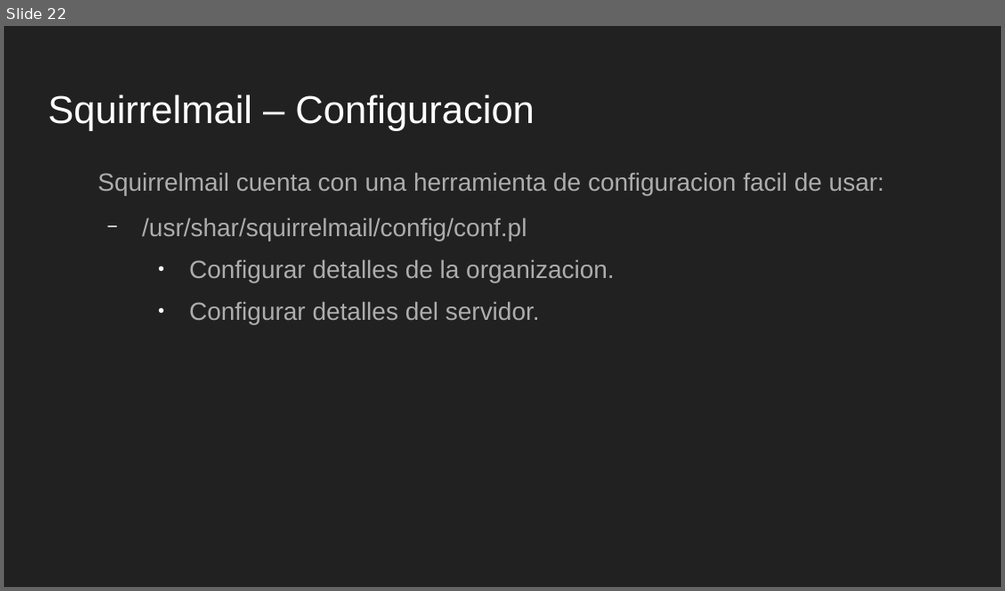
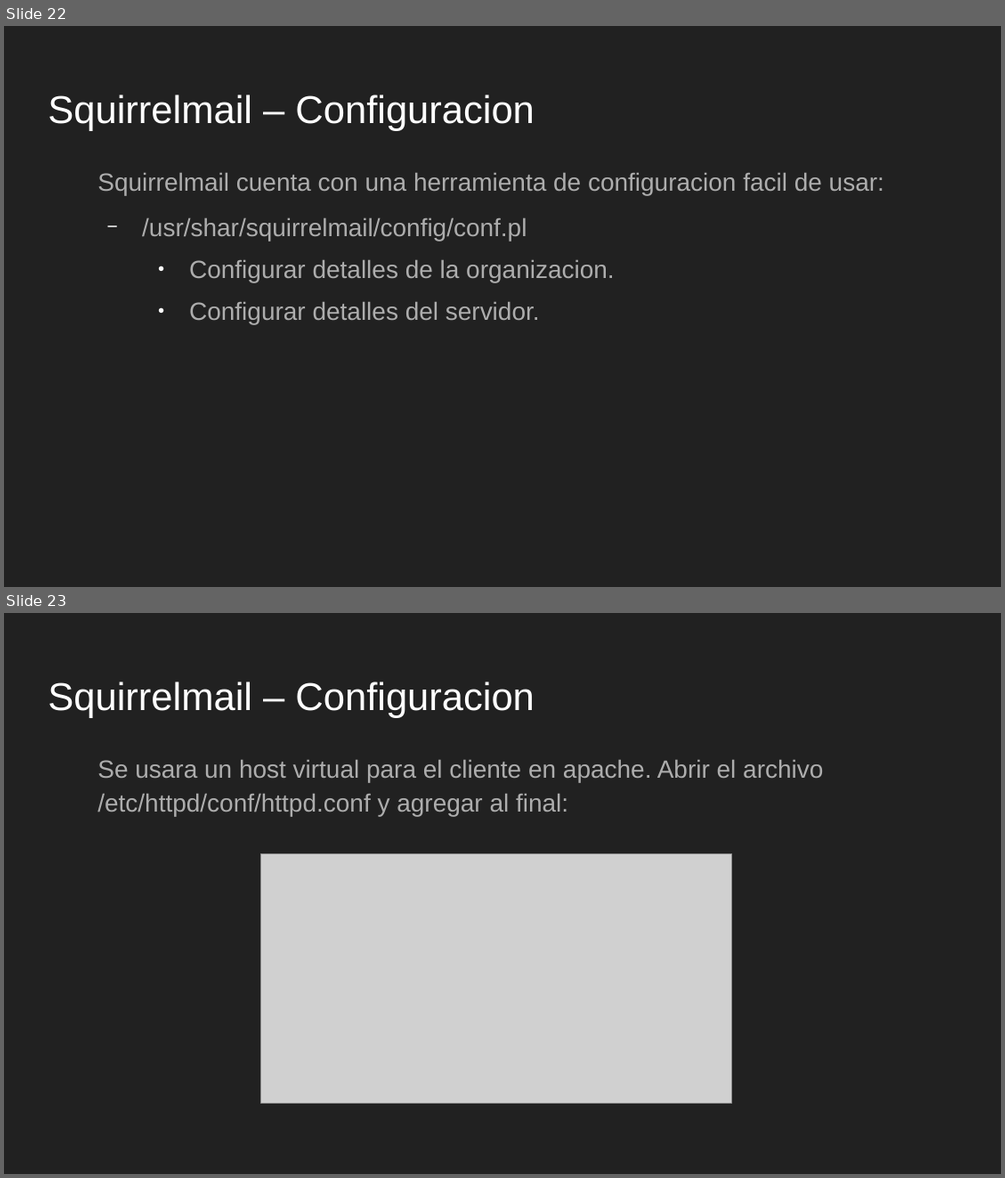
Before and after one commit to tabris2015/LNX102_103, a slide deck: slides/Sesion10.odp. Shown one above the other, each under a label of ours: slide 22 before the commit, slides 22 and 23 after it. The pictures are 1005x591 and 1005x1178 pixels, drawn with LibreOffice and Linux fonts; fonts in the diff are those of the drawing; grey boxes stand for pictures. Boxes give left, top, right and bottom in pixels: in the first picture for what was removed or moved away, otherwise in the second. Text is boxed around its words. In the diff, an @@ line names an element or a change of style, - is before the commit and + after.

```diff
--- a/slides/Sesion10.odp
+++ b/slides/Sesion10.odp
@@ slide 23 added at box(4, 613, 1001, 1174), background #212121 @@
@@ title added at box(48, 682, 534, 718), 28 pt, text #FFFFFF @@
+Squirrelmail – Configuracion
@@ text added at box(97, 759, 823, 817), 18 pt, text #ADADAD @@
+Se usara un host virtual para el cliente en apache. Abrir el archivo /etc/httpd/conf/httpd.conf y agregar al final:
@@ picture added at box(261, 853, 732, 1103) @@
```
Also in this commit, not shown: 1 other slide added, 1 other file.
